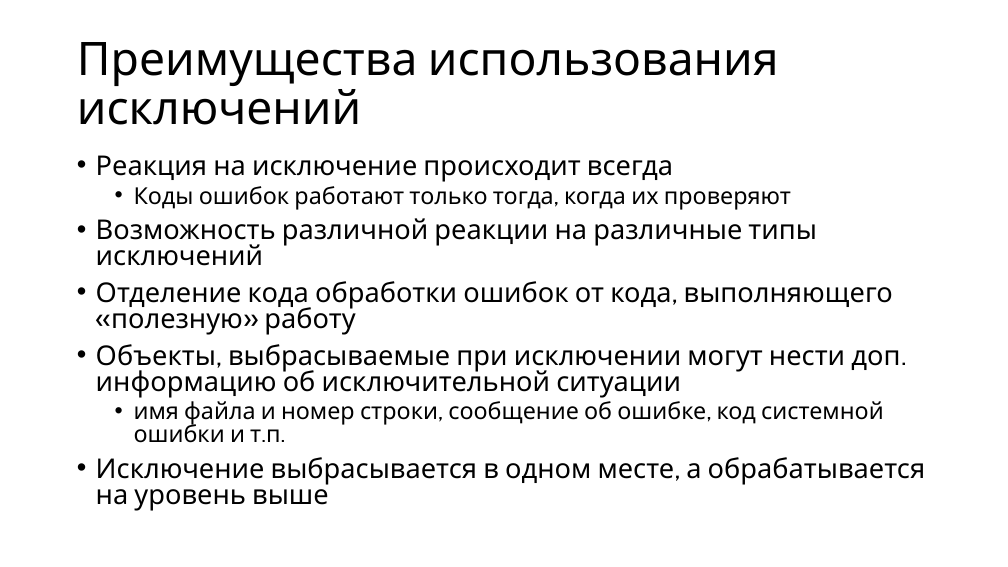
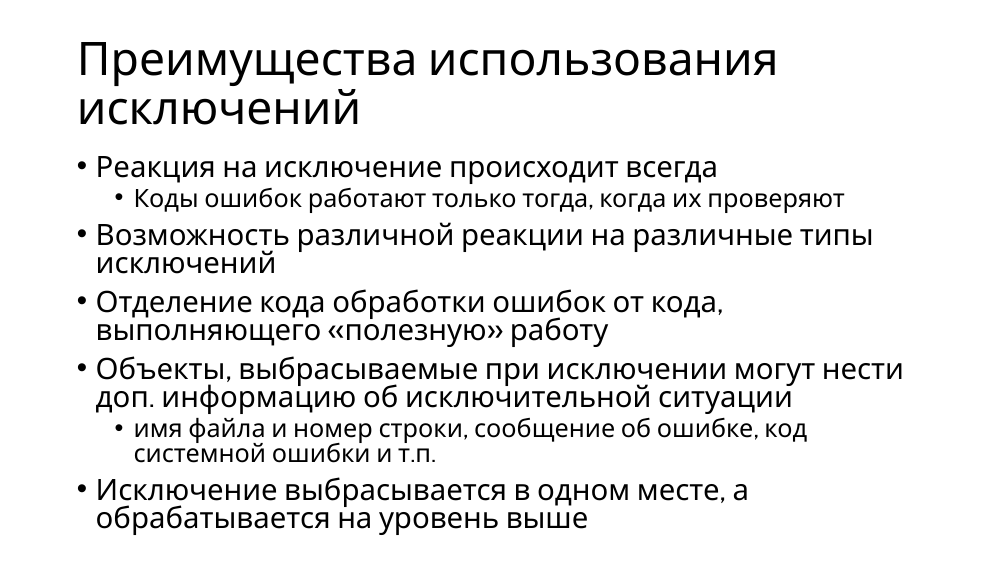
Before and after one commit to alexey-malov/oop, a slide deck: slide 29 of lectures/05/Обработка ошибок и исключительных ситуаций.pptx. Drawn at 1008x567 pixels with LibreOffice and Linux fonts; fonts in the diff are those of the drawing. Boxes give left, top, right and bottom in pixels: in the first picture for what was removed or moved away, otherwise in the second. Text is boxed around its words. In the diff, an @@ line names an element or a change of style, - is before the commit and + after.

```diff
--- a/lectures/05/Обработка ошибок и исключительных ситуаций.pptx
+++ b/lectures/05/Обработка ошибок и исключительных ситуаций.pptx
@@ text "Реакция на исключение происходит всегда" at (96, 156, 904, 529): size 25.9 to 28 pt in "Реакция на исключение происходит всегда", "Возможность различной реакции на различные типы исключений", "Отделение кода обработки ошибок от кода, выполняющего ...", "Объекты, выбрасываемые при исключении могут нести доп. ..." and 1 more places; size 22.2 to 24 pt in "Коды ошибок работают только тогда, когда их ...", "имя файла и номер строки, сообщение об ..." @@
```
Also in this commit, not shown: 4 other slides changed, 4 slides added, 4 other files.
